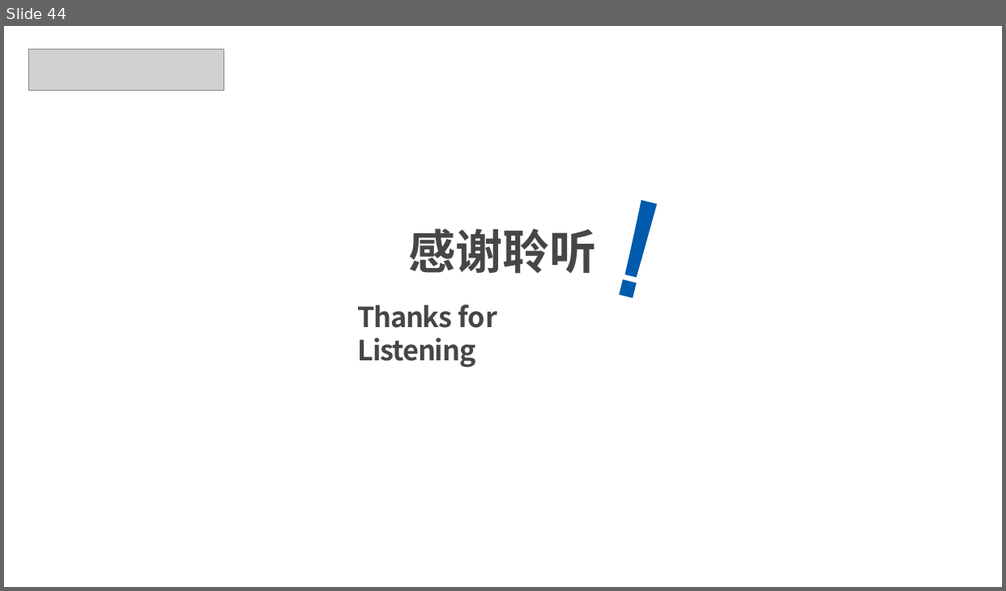
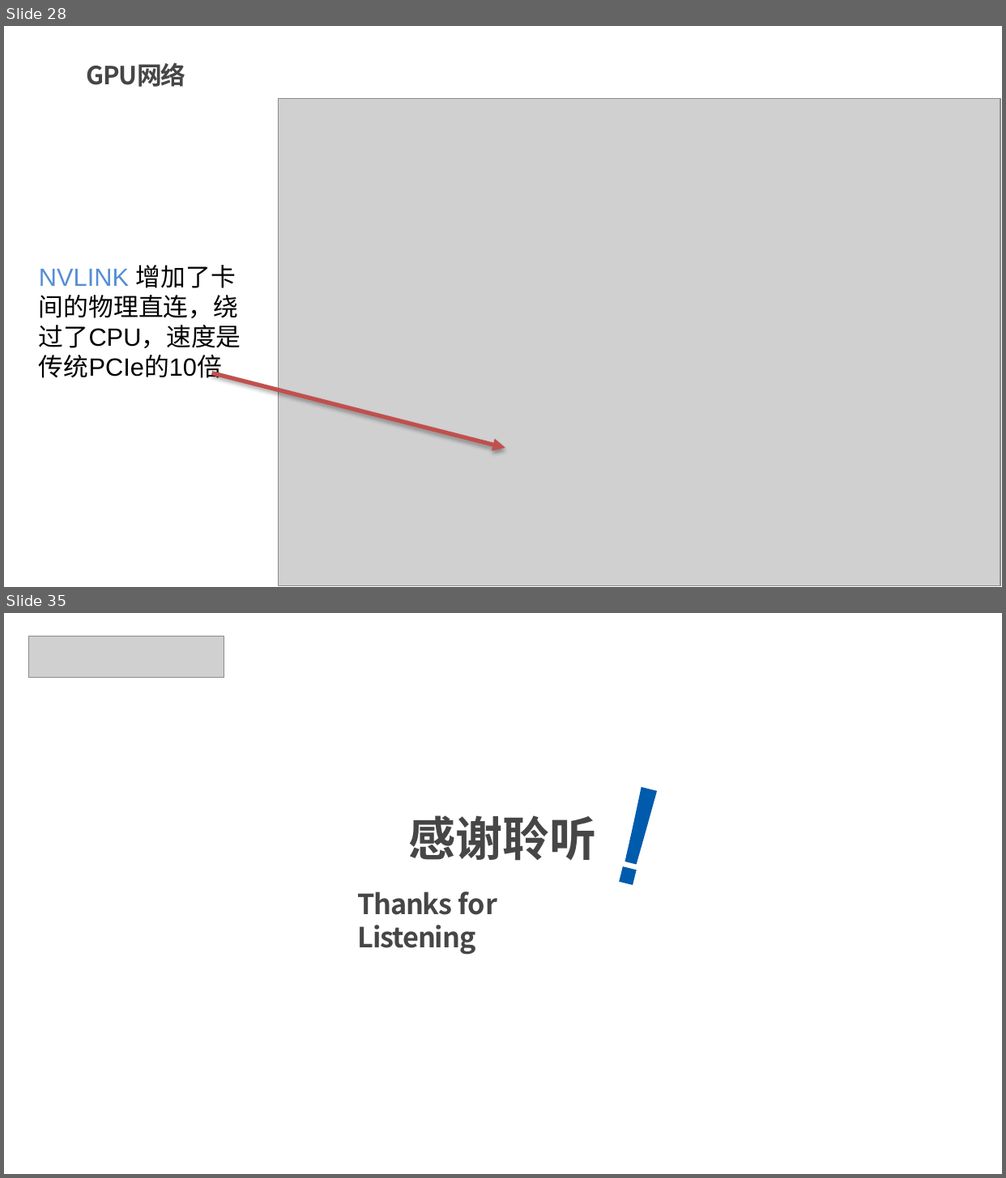
Before and after one commit to xws117/Bilibili-tutorial, a slide deck: 3-CUDA C编程及GPU基本知识.pptx. Shown one above the other, each under a label of ours: slide 44 before the commit, slides 28 and 35 after it; the slides between them are not shown. The pictures are 1006x591 and 1006x1178 pixels, drawn with LibreOffice and Linux fonts; fonts in the diff are those of the drawing; grey boxes stand for pictures; background and template pictures are left out. Boxes give left, top, right and bottom in pixels: in the first picture for what was removed or moved away, otherwise in the second. Text is boxed around its words. In the diff, an @@ line names an element or a change of style, - is before the commit and + after.

```diff
--- a/3-CUDA C编程及GPU基本知识.pptx
+++ b/3-CUDA C编程及GPU基本知识.pptx
@@ slide 28 added at <box>4,26,1002,587</box>, background #FFFFFF @@
@@ title added at <box>87,62,186,87</box>, 18 pt, text #464646, bold @@
+GPU网络
@@ picture added at <box>279,99,1000,586</box> @@
@@ text added at <box>39,265,241,380</box>, 18 pt, text #000000 @@
+NVLINK 增加了卡间的物理直连，绕过了CPU，速度是传统PCIe的10倍
@@ arrow added from (211, 373) to (505, 448), #C0504D 3 pt @@
@@ what was slide 44 is now slide 35 @@
```
Also in this commit, not shown: 8 slides changed, 15 other slides added, 25 slides removed.
